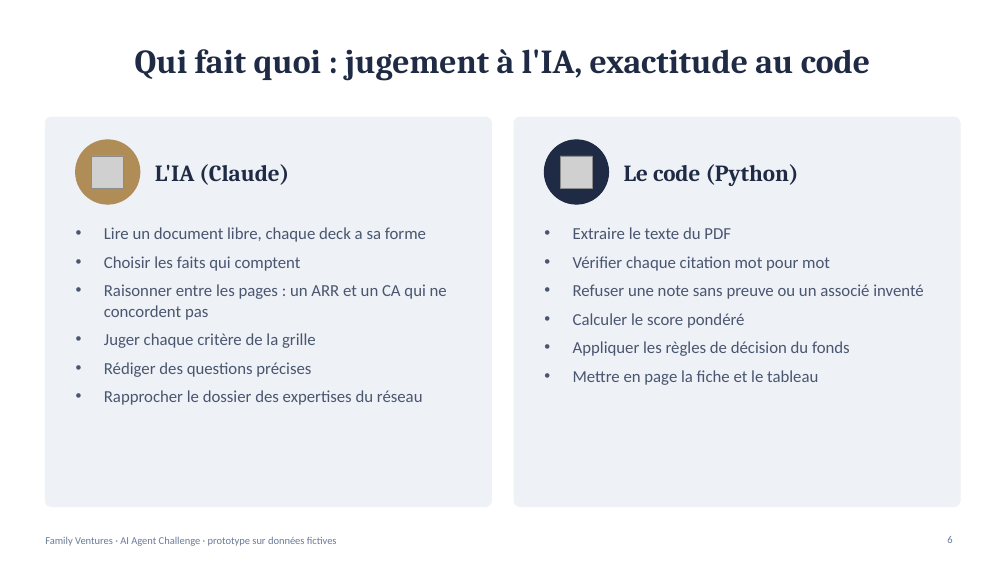
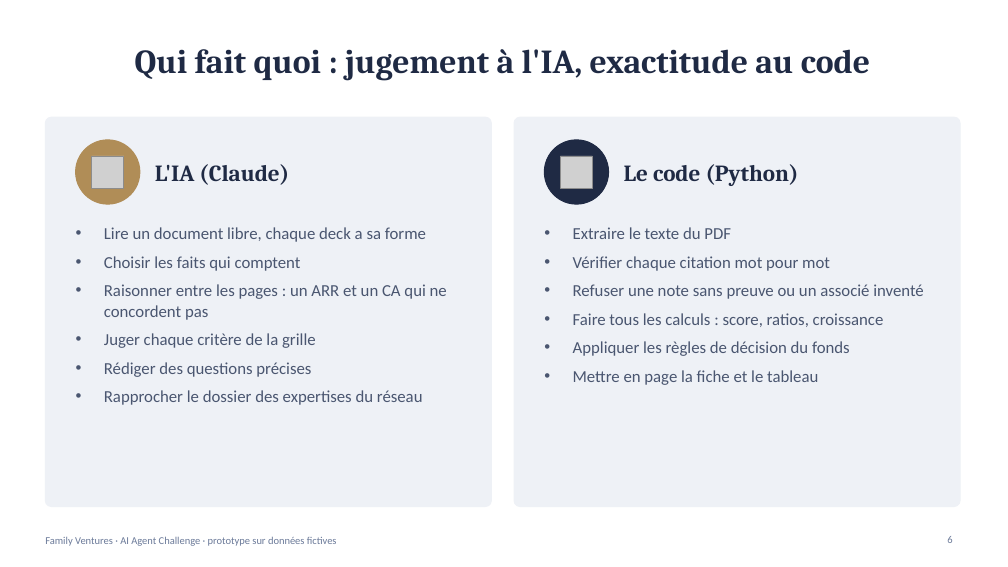
Before and after one commit to karimaitb01/family-ventures-agent, a slide deck: slide 6 of presentation/Family_Ventures_agent_de_tri.pptx. Drawn at 1008x567 pixels with LibreOffice and Linux fonts; fonts in the diff are those of the drawing; grey boxes stand for pictures. Boxes give left, top, right and bottom in pixels: in the first picture for what was removed or moved away, otherwise in the second. Text is boxed around its words. In the diff, an @@ line names an element or a change of style, - is before the commit and + after.

```diff
--- a/presentation/Family_Ventures_agent_de_tri.pptx
+++ b/presentation/Family_Ventures_agent_de_tri.pptx
@@ text at box(573, 313, 884, 327): text changed @@
-• Calculer le score pondéré
+• Faire tous les calculs : score, ratios, croissance
```
Also in this commit, not shown: 4 other slides changed, 22 other files.
